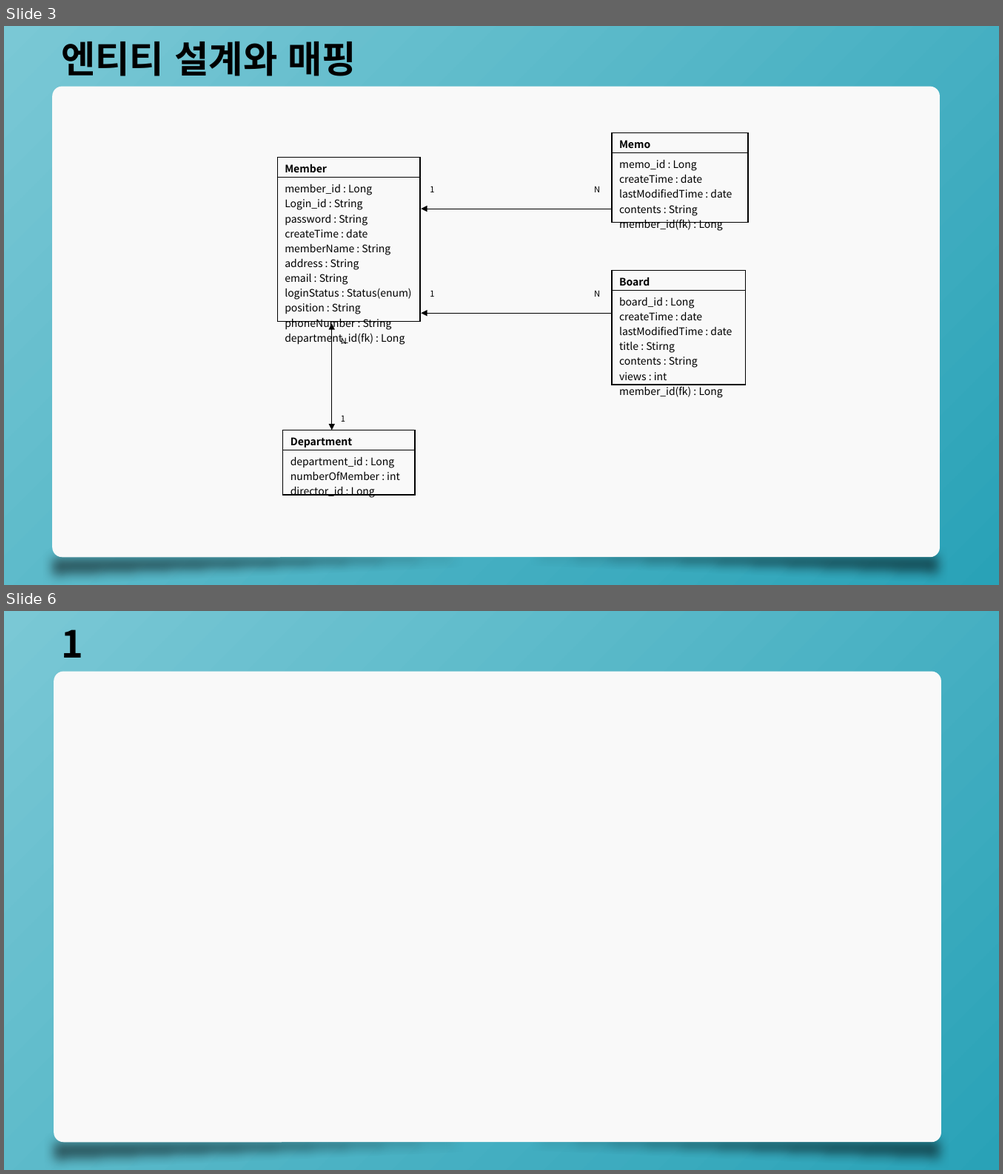
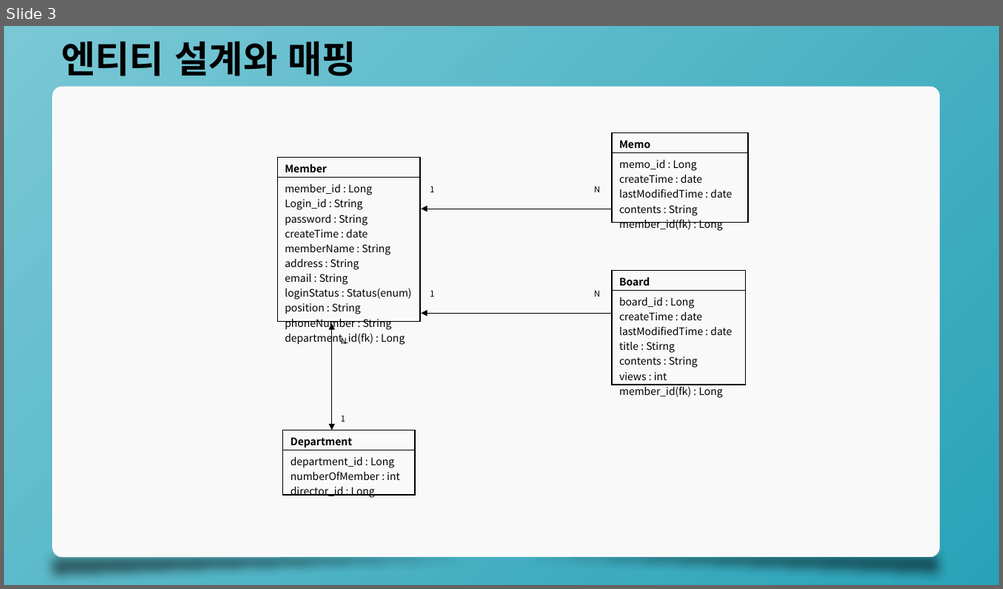
Before and after one commit to minkyu307/MBS_capstone, a slide deck: 201501164_김민규_주간보고서.pptx. Shown one above the other, each under a label of ours: slides 3 and 6 before the commit, slide 3 after it; the slides between them are not shown. The pictures are 1003x1174 and 1003x589 pixels, drawn with LibreOffice and Linux fonts; fonts in the diff are those of the drawing. Boxes give left, top, right and bottom in pixels: in the first picture for what was removed or moved away, otherwise in the second. Text is boxed around its words. In the diff, an @@ line names an element or a change of style, - is before the commit and + after.

```diff
--- a/201501164_김민규_주간보고서.pptx
+++ b/201501164_김민규_주간보고서.pptx
@@ slide 6 removed at box(4, 611, 999, 1170), background gradient #7AC8D5 to #29A2B7 @@
@@ text removed at box(61, 629, 83, 658) @@
-1
@@ rounded rectangle removed at box(54, 672, 941, 1143) @@
@@ right triangle removed at box(44, 1133, 941, 1170) @@
@@ right triangle removed at box(53, 1132, 949, 1169) @@
```
Also in this commit, not shown: 1 slide changed, 4 slides added, 7 other slides removed, 12 other files.
